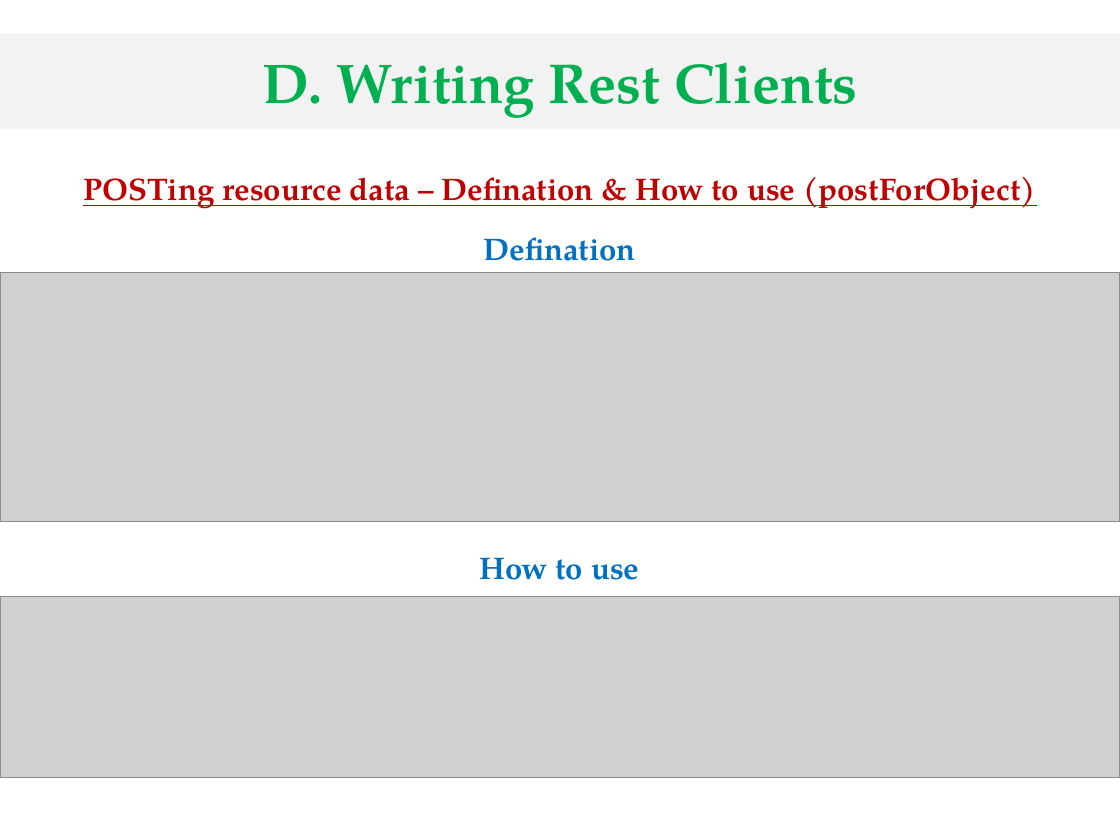
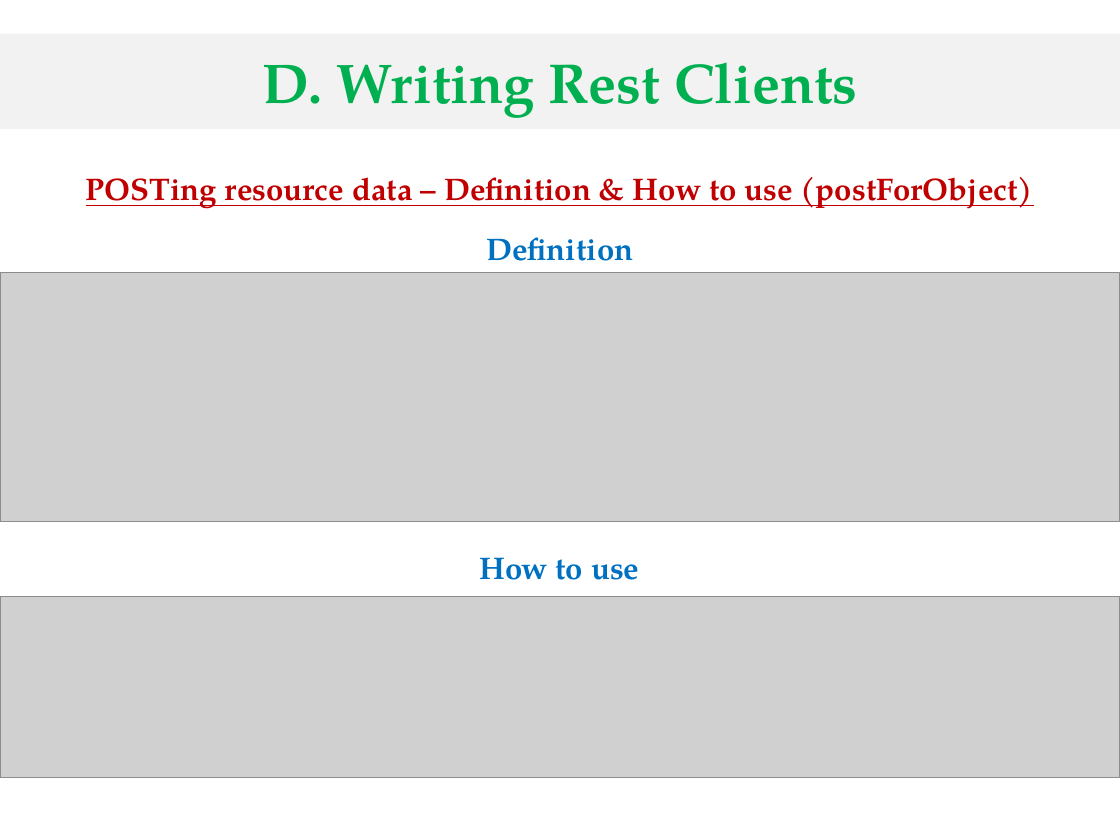
Before and after one commit to nhidh99/uitJ2EE, a slide deck: slide 30 of seminar/seminar/seminar-j2ee.pptx. Drawn at 1120x840 pixels with LibreOffice and Linux fonts; fonts in the diff are those of the drawing; grey boxes stand for pictures; background and template pictures are left out. Boxes give left, top, right and bottom in pixels: in the first picture for what was removed or moved away, otherwise in the second. Text is boxed around its words. In the diff, an @@ line names an element or a change of style, - is before the commit and + after.

```diff
--- a/seminar/seminar/seminar-j2ee.pptx
+++ b/seminar/seminar/seminar-j2ee.pptx
@@ text at <box>86,177,1033,209</box>: text changed @@
-POSTing resource data – Defination & How to use (postForObject)
+POSTing resource data – Definition & How to use (postForObject)
@@ text at <box>486,237,633,261</box>: text changed @@
-Defination
+Definition
```
Also in this commit, not shown: 6 other slides changed, 1 slide removed, 11 other files.
